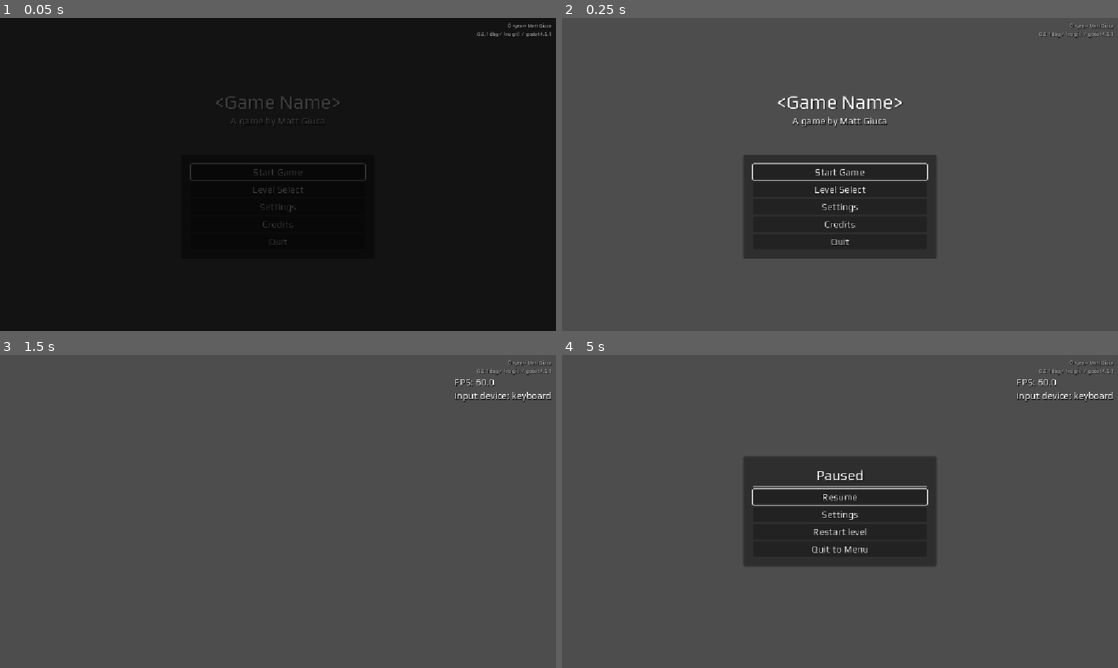
Above: before the commit, frames 1-4 (two rows, left to right).
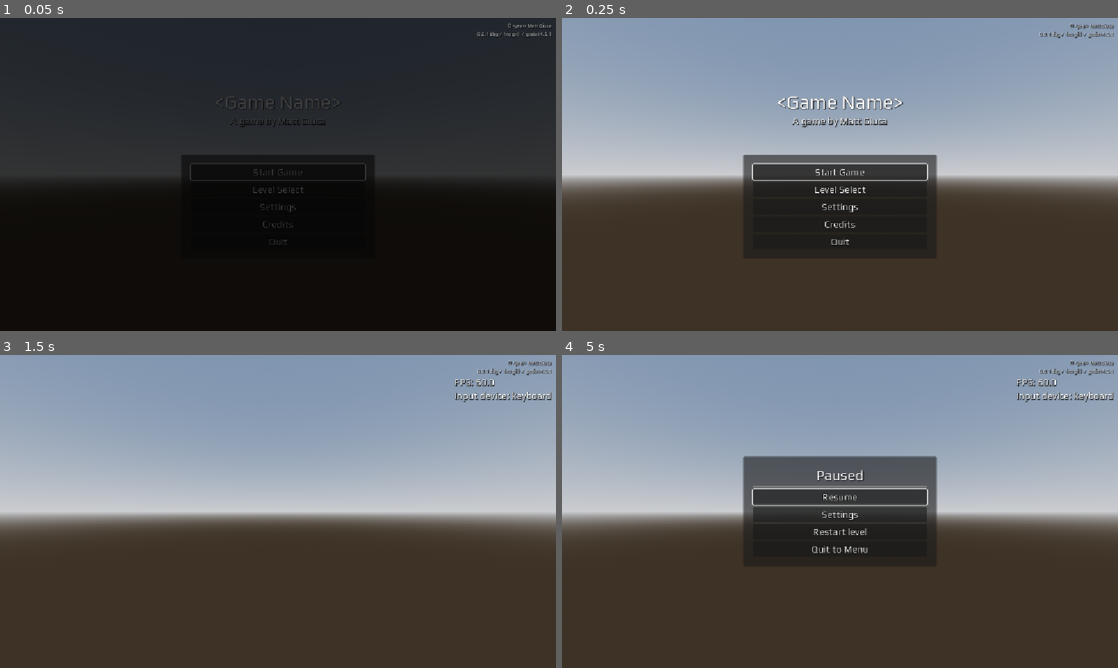
Above: after the commit, the same moments.

Repository: mgiuca/two-hands
Game: Godot game, scene res://scenes/main.tscn
The game is run twice, just before and just after one commit, with the same random seed, the same clock (stepped at 60 frames per second) and the same inputs.
Inputs (mouse positions are in pixels of both pictures, inside the frame that each line leads up to):
- Up to frame 1 (0.05 s): no input
- Up to frame 2 (0.25 s): no input
- Up to frame 3 (1.5 s): click "Start Game" at 0.5 s; tap Enter at 1.25 s; move the mouse to (400, 495) at 1.27 s; hold Up (ui_up) from 1.28 s (still down); click (400, 495) at 1.42 s
- Up to frame 4 (5 s): tap Space at 2, 3.5 s; move the mouse to (728, 527) at 2.02 s; release Up (ui_up) at 2.03 s; hold Down (ui_down) 2.03-2.78 s; tap Enter at 2.75, 4.25 s; move the mouse to (895, 442) at 2.77 s; hold Up (ui_up) 2.78-4.28 s; move the mouse to (812, 574) at 3.52 s; click (812, 574) at 3.67 s; move the mouse to (1006, 558) at 4.27 s; hold Down (ui_down) from 4.28 s (still down); tap Escape (menu) at 4.9 s

The runs differ from the first frame. In frame 1, 47% of the frame differs, in the area x 0-100%, y 0-52%; in frame 2, 87%; in frame 3, 97%, in the area x 0-100%, y 0-100%; in frame 4, 89%.

Commit message:
Added 3D environment (horizon, light and camera) to both scenes.
Applies to Main Menu and Level.

Diff:
--- a/scenes/level.tscn
+++ b/scenes/level.tscn
@@ -1,12 +1,33 @@
-[gd_scene load_steps=4 format=3 uid="uid://tdgkmflrwhol"]
+[gd_scene load_steps=7 format=3 uid="uid://tdgkmflrwhol"]
 
 [ext_resource type="Script" uid="uid://6el64wahmcuf" path="res://scenes/level.gd" id="1_j03b7"]
 [ext_resource type="PackedScene" uid="uid://c7js5gws2kjj5" path="res://scenes/ui/menu.tscn" id="3_8hwtq"]
 [ext_resource type="PackedScene" uid="uid://cj46p1qq7r6sp" path="res://scenes/ui/hud.tscn" id="4_epnyg"]
 
+[sub_resource type="ProceduralSkyMaterial" id="ProceduralSkyMaterial_w8frs"]
+sky_horizon_color = Color(0.66224277, 0.6717428, 0.6867428, 1)
+ground_horizon_color = Color(0.66224277, 0.6717428, 0.6867428, 1)
+
+[sub_resource type="Sky" id="Sky_wu84c"]
+sky_material = SubResource("ProceduralSkyMaterial_w8frs")
+
+[sub_resource type="Environment" id="Environment_mx8sn"]
+background_mode = 2
+sky = SubResource("Sky_wu84c")
+tonemap_mode = 2
+
 [node name="Level" type="Node"]
 script = ExtResource("1_j03b7")
 debug_info = true
+
+[node name="Sun" type="DirectionalLight3D" parent="."]
+transform = Transform3D(-0.8660254, -0.43301278, 0.25, 0, 0.49999997, 0.86602545, -0.50000006, 0.75, -0.43301266, 0, 0, 0)
+shadow_enabled = true
+
+[node name="WorldEnvironment" type="WorldEnvironment" parent="."]
+environment = SubResource("Environment_mx8sn")
+
+[node name="Camera3D" type="Camera3D" parent="."]
 
 [node name="UI" type="CanvasLayer" parent="."]
 
--- a/scenes/main_menu.tscn
+++ b/scenes/main_menu.tscn
@@ -1,12 +1,33 @@
-[gd_scene load_steps=4 format=3 uid="uid://bvweswfxul5oo"]
+[gd_scene load_steps=7 format=3 uid="uid://bvweswfxul5oo"]
 
 [ext_resource type="Script" uid="uid://5ic8vnmqsxg4" path="res://scenes/main_menu.gd" id="1_rxnnp"]
 [ext_resource type="Theme" uid="uid://cav6s4wk6wpbp" path="res://themes/ui.tres" id="1_xyfva"]
 [ext_resource type="PackedScene" uid="uid://f3wv5ma8xvb0" path="res://scenes/ui/settings.tscn" id="3_wo74h"]
 
+[sub_resource type="ProceduralSkyMaterial" id="ProceduralSkyMaterial_bqqt6"]
+sky_horizon_color = Color(0.66224277, 0.6717428, 0.6867428, 1)
+ground_horizon_color = Color(0.66224277, 0.6717428, 0.6867428, 1)
+
+[sub_resource type="Sky" id="Sky_wu84c"]
+sky_material = SubResource("ProceduralSkyMaterial_bqqt6")
+
+[sub_resource type="Environment" id="Environment_8ln24"]
+background_mode = 2
+sky = SubResource("Sky_wu84c")
+tonemap_mode = 2
+
 [node name="MainMenu" type="Node"]
 script = ExtResource("1_rxnnp")
 start_fullscreen = false
+
+[node name="Sun" type="DirectionalLight3D" parent="."]
+transform = Transform3D(-0.8660254, -0.43301278, 0.25, 0, 0.49999997, 0.86602545, -0.50000006, 0.75, -0.43301266, 0, 0, 0)
+shadow_enabled = true
+
+[node name="WorldEnvironment" type="WorldEnvironment" parent="."]
+environment = SubResource("Environment_8ln24")
+
+[node name="Camera3D" type="Camera3D" parent="."]
 
 [node name="UI" type="CanvasLayer" parent="."]
 
